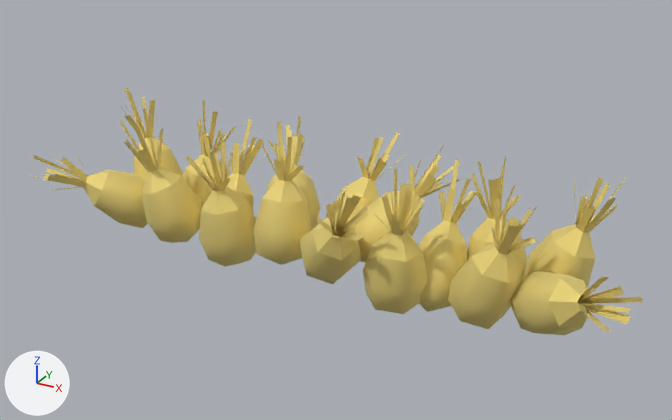
What one commit did to the FBX model RunnerGame/Assets/Models/Abacaxi_Obstaculo.fbx.
Before and after are seen from a 50 mm camera at (1.092, -1.818, 1.033) aimed at (0.037, 0.099, 0.075). The axes (+X, +Y, +Z) are drawn at lower left. The lights are the same throughout. The first picture is the older version. Where no turn or scale is listed for an object, it has been applied to the vertices.

In view in the first picture: 'Abacaxi.005'.
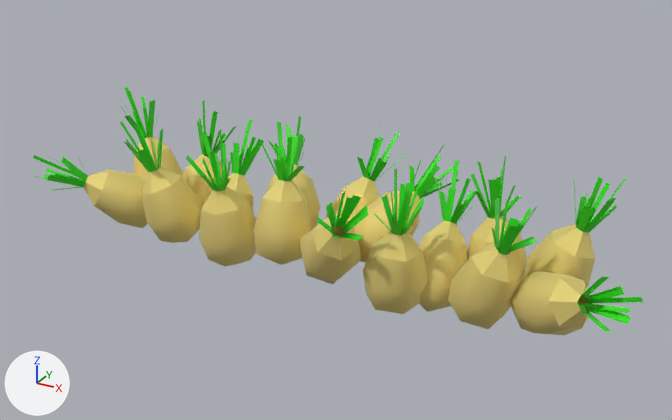
Location of each change, [x1, y1, x2, y2] in pixels of the pictures (672 x 420 px):
part 1 of me_mesh_005, recoloured: [33, 87, 643, 332] in both

The edits, one by one:
Material 'Abacaxi_02' (mat_abacaxi_02) is new.
Its base color is (0.0412, 0.8, 0.0142) (green #39e720).
me_mesh_005 has 935 vertices, 612 faces and spans x -0.81..0.84, y -0.15..0.34, z -0.12..0.3.
me_mesh_005 is used by ob_abacaxi_005; location (0.0, 0.0, 0.0).
me_mesh_005 part 1: 202 of the faces centred in x -0.75..0.78, y -0.11..0.29, z 0.04..0.23 switch from mat_abacaxi (its picture is missing) to mat_abacaxi_02 (green #39e720).
